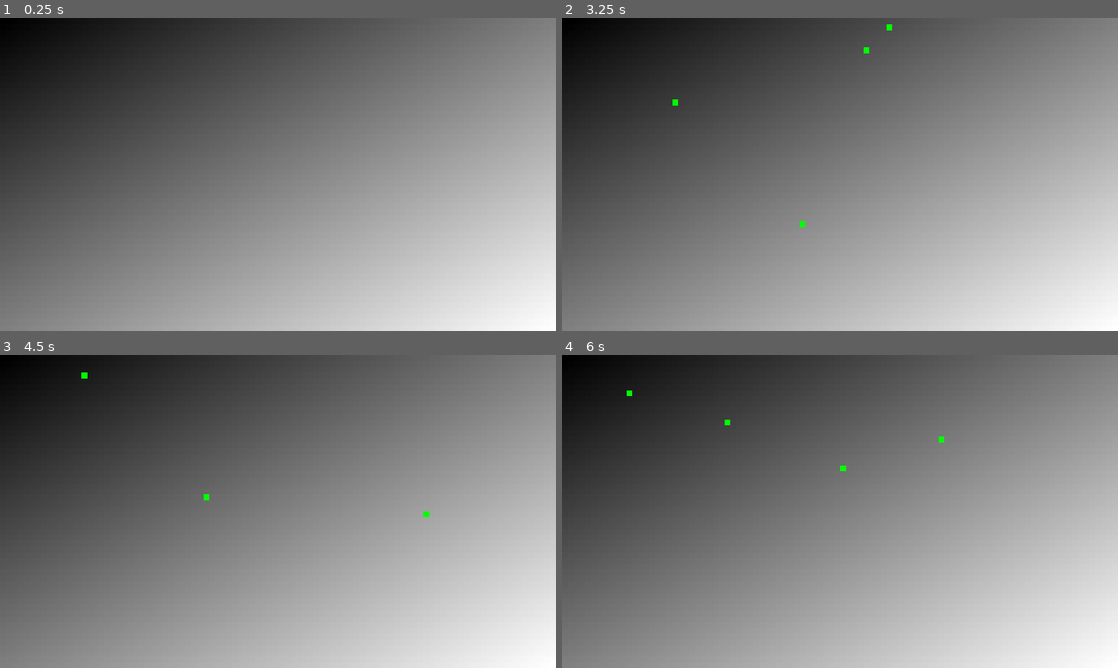
Above: before the commit, frames 1-4 (two rows, left to right).
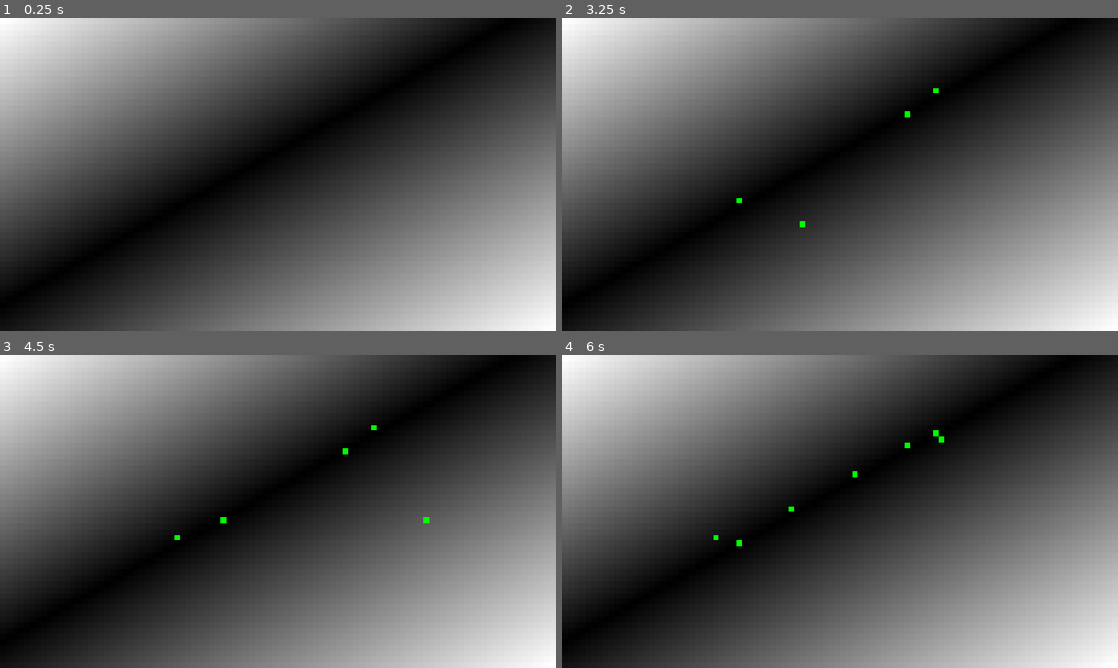
Above: after the commit, the same moments.

Repository: Dams4K/Tipe
Game: Godot game, scene res://move/viewer.tscn
Same seed, same stepped clock (60 frames per second), same inputs: the game is played once before the commit and once after it.
Inputs (mouse positions are in pixels of both pictures, inside the frame that each line leads up to):
- Up to frame 1 (0.25 s): no input
- Up to frame 2 (3.25 s): tap Enter at 0.5 s; move the mouse to (962, 158) at 0.52 s; click (962, 158) at 0.67 s; tap Space at 1.25 s; move the mouse to (728, 190) at 1.27 s; click (728, 190) at 1.42 s; move the mouse to (895, 105) at 2.02 s; click (895, 105) at 2.17 s; move the mouse to (812, 237) at 2.77 s; click (812, 237) at 2.92 s
- Up to frame 3 (4.5 s): move the mouse to (444, 558) at 3.52 s; click (444, 558) at 3.67 s; move the mouse to (111, 464) at 4.27 s; click (111, 464) at 4.42 s
- Up to frame 4 (6 s): move the mouse to (867, 511) at 5.02 s; click (867, 511) at 5.17 s; move the mouse to (756, 433) at 5.77 s; click (756, 433) at 5.92 s

The runs differ from the first frame. In frame 1, 90% of the frame differs, in the area x 0-100%, y 0-100%; in frame 2, 90%; in frame 3, 90%; in frame 4, 90%.

Commit message:
TIPE start

Diff:
--- a/move/viewer.tscn
+++ b/move/viewer.tscn
@@ -4,6 +4,8 @@
 [ext_resource type="Script" uid="uid://cyrd3ld6bnjje" path="res://move/canvas.gd" id="2_44i43"]
 
 [sub_resource type="Gradient" id="Gradient_ou7mo"]
+offsets = PackedFloat32Array(0, 0.461039, 1)
+colors = PackedColorArray(1, 1, 1, 1, 0, 0, 0, 1, 1, 1, 1, 1)
 
 [sub_resource type="GradientTexture2D" id="GradientTexture2D_pr5dc"]
 gradient = SubResource("Gradient_ou7mo")
